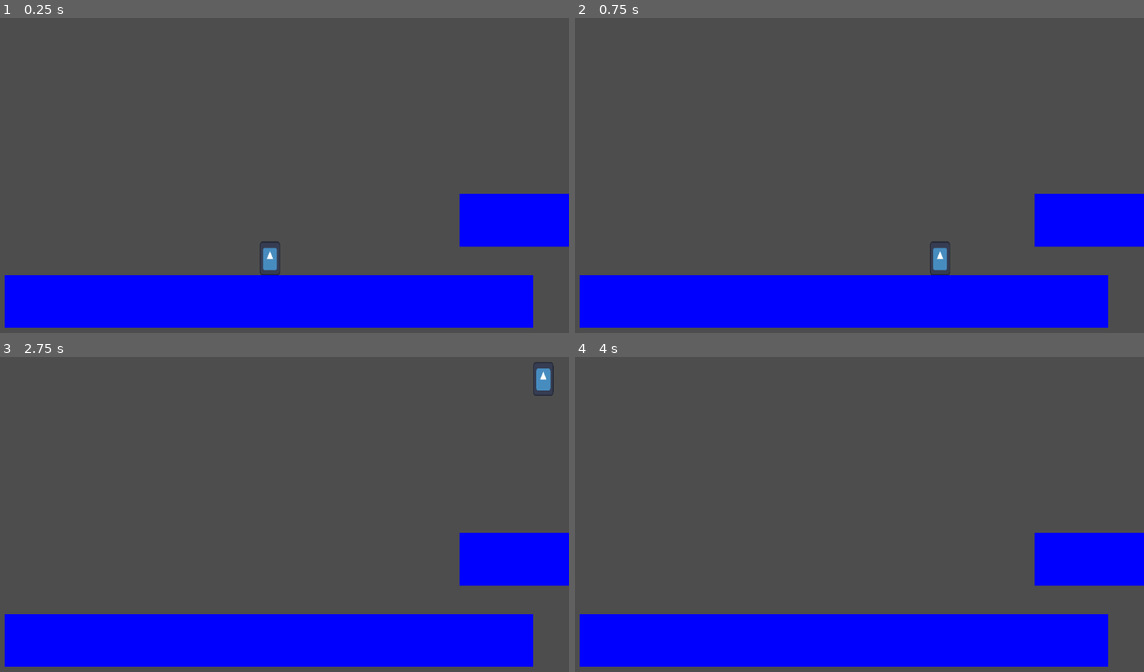
Above: before the commit, frames 1-4 (two rows, left to right).
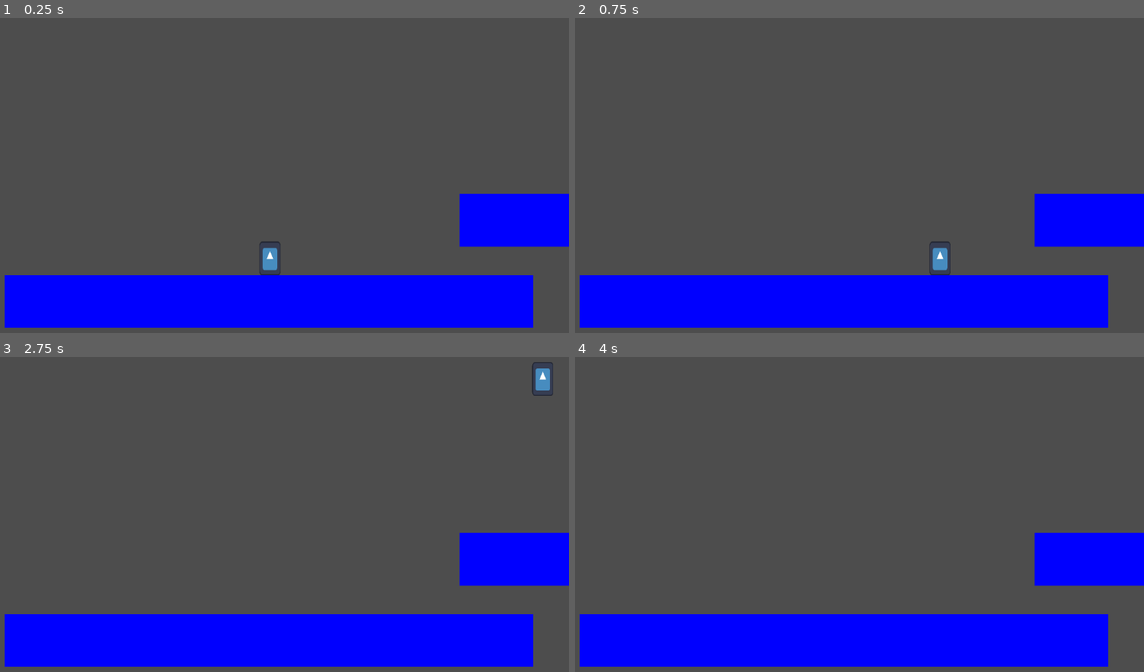
Above: after the commit, the same moments.

Repository: moaatt2/My-First-Game
Game: Godot game, scene res://scenes/world.tscn
Two runs of this game, one before a commit and one after it. Both use one fixed random seed, a clock stepped at 60 frames per second and the inputs below. The engine's default icon, where the game draws it, is replaced by a stand-in: a white triangle on a blue panel in a dark square.
Inputs (mouse positions are in pixels of both pictures, inside the frame that each line leads up to):
- Up to frame 1 (0.25 s): no input
- Up to frame 2 (0.75 s): tap Enter at 0.5 s; move the mouse to (973, 150) at 0.52 s; hold D (move_right) from 0.53 s (still down); tap Shift (dash) at 0.6 s
- Up to frame 3 (2.75 s): tap Space (jump) at 0.77, 1.52, 2 s; move the mouse to (142, 520) at 1.27 s; tap Shift (dash) at 1.35, 2.1 s; move the mouse to (324, 429) at 2.02 s; release D (move_right) at 2.03 s; hold A (move_left) from 2.03 s (still down)
- Up to frame 4 (4 s): move the mouse to (808, 574) at 2.77 s; release A (move_left) at 2.78 s; hold D (move_right) from 2.78 s (still down); tap Shift (dash) at 2.85, 3.6 s; tap Space (jump) at 3.02, 3.77 s; tap Enter at 3.5 s; move the mouse to (1024, 555) at 3.52 s

The runs differ from the first frame. In frame 1, less than 0.1% of the frame differs, in the area x 46-49%, y 73-80%; in frame 2, less than 0.1%; in frame 3, less than 0.1%, in the area x 93-98%, y 1-13%; in frame 4, nothing differs.

Commit message:
Update player to ensure that collision shape and sprite overlap.

Diff:
--- a/scenes/player.tscn
+++ b/scenes/player.tscn
@@ -4,15 +4,15 @@
 [ext_resource type="Script" uid="uid://b0vqpbpj1a0x4" path="res://scripts/player.gd" id="1_g2els"]
 
 [sub_resource type="RectangleShape2D" id="RectangleShape2D_g2els"]
-size = Vector2(38, 64)
+size = Vector2(40, 64)
 
 [node name="Player" type="CharacterBody2D"]
 script = ExtResource("1_g2els")
 jump_force = 1000
 
 [node name="Sprite2D" type="Sprite2D" parent="."]
-position = Vector2(0, -32)
-scale = Vector2(0.3, 0.5)
+position = Vector2(-1.2814999e-06, -32)
+scale = Vector2(0.31249997, 0.5)
 texture = ExtResource("1_3vyb7")
 
 [node name="CollisionShape2D" type="CollisionShape2D" parent="."]
